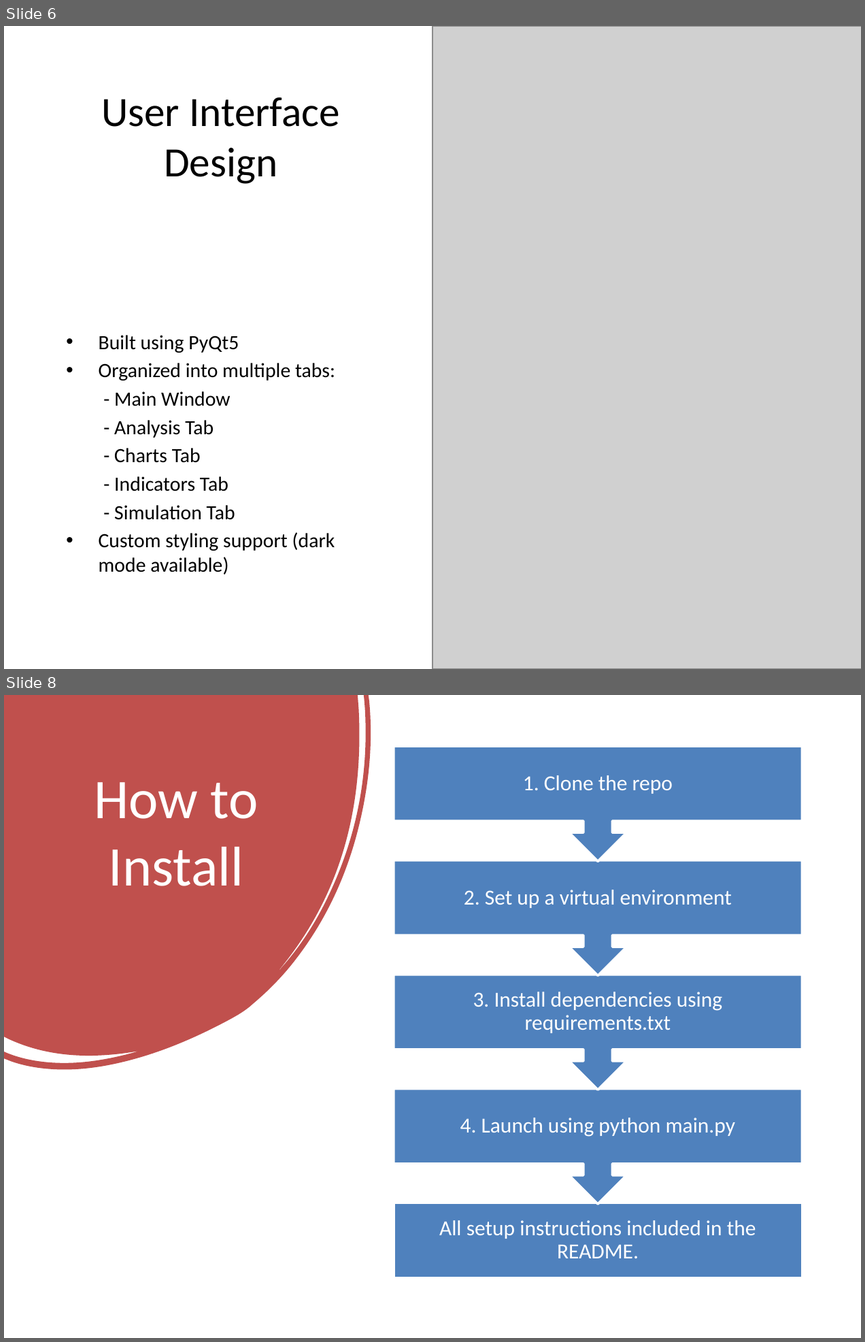
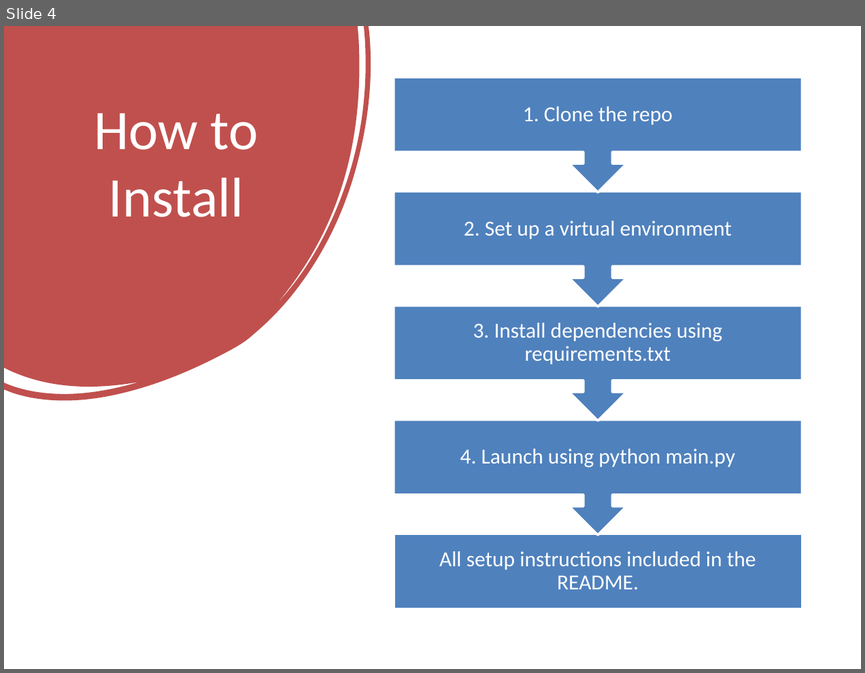
Before and after one commit to aalmaweri12/FinalCIS298, a slide deck: Stock_Analysis_Tool_Presentation.pptx. Shown one above the other, each under a label of ours: slides 6 and 8 before the commit, slide 4 after it; the slides between them are not shown. The pictures are 865x1342 and 865x673 pixels, drawn with LibreOffice and Linux fonts; fonts in the diff are those of the drawing; grey boxes stand for pictures. Boxes give left, top, right and bottom in pixels: in the first picture for what was removed or moved away, otherwise in the second. Text is boxed around its words. In the diff, an @@ line names an element or a change of style, - is before the commit and + after.

```diff
--- a/Stock_Analysis_Tool_Presentation.pptx
+++ b/Stock_Analysis_Tool_Presentation.pptx
@@ slide 6 removed at <box>4,26,861,669</box>, background #FFFFFF @@
@@ rectangle removed at <box>4,26,603,240</box> @@
@@ picture removed at <box>432,26,861,669</box> @@
@@ title removed at <box>101,97,340,184</box> @@
-User Interface Design
@@ text removed at <box>99,335,335,574</box> @@
-• Built using PyQt5
-• Organized into multiple tabs:
-  - Main Window
-  - Analysis Tab
-  - Charts Tab
-  - Indicators Tab
-  - Simulation Tab
-• Custom styling support (dark mode available)
@@ what was slide 8 is now slide 4 @@
```
Also in this commit, not shown: 2 slides changed, 1 slide added, 5 other slides removed.
